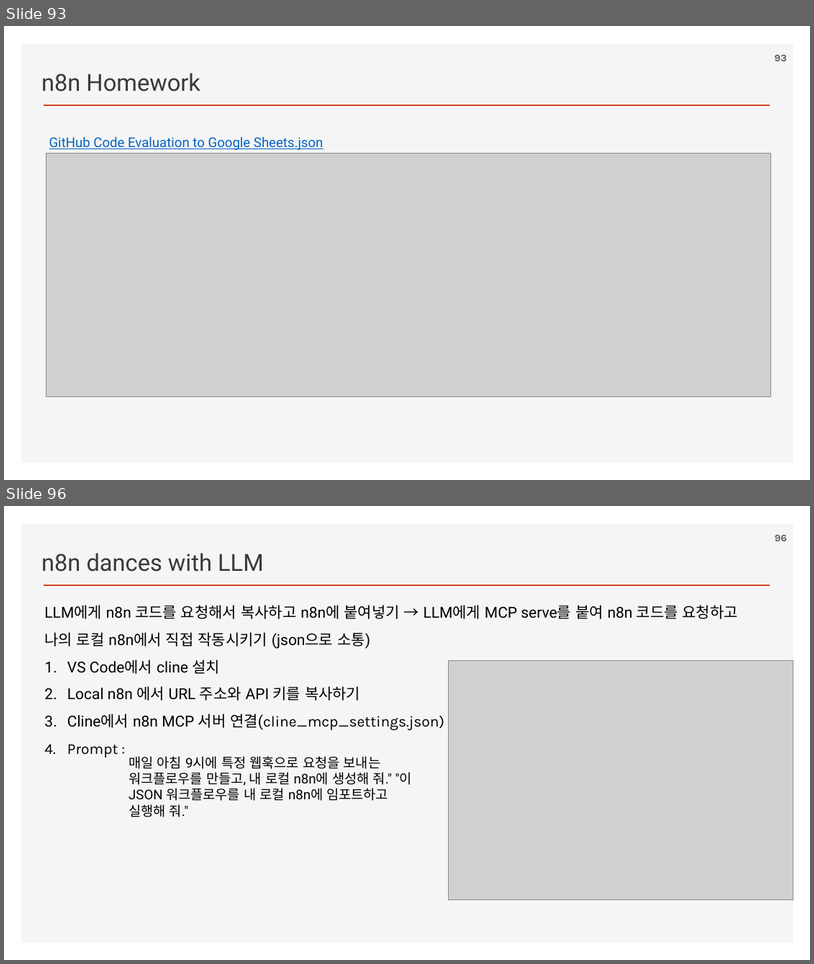
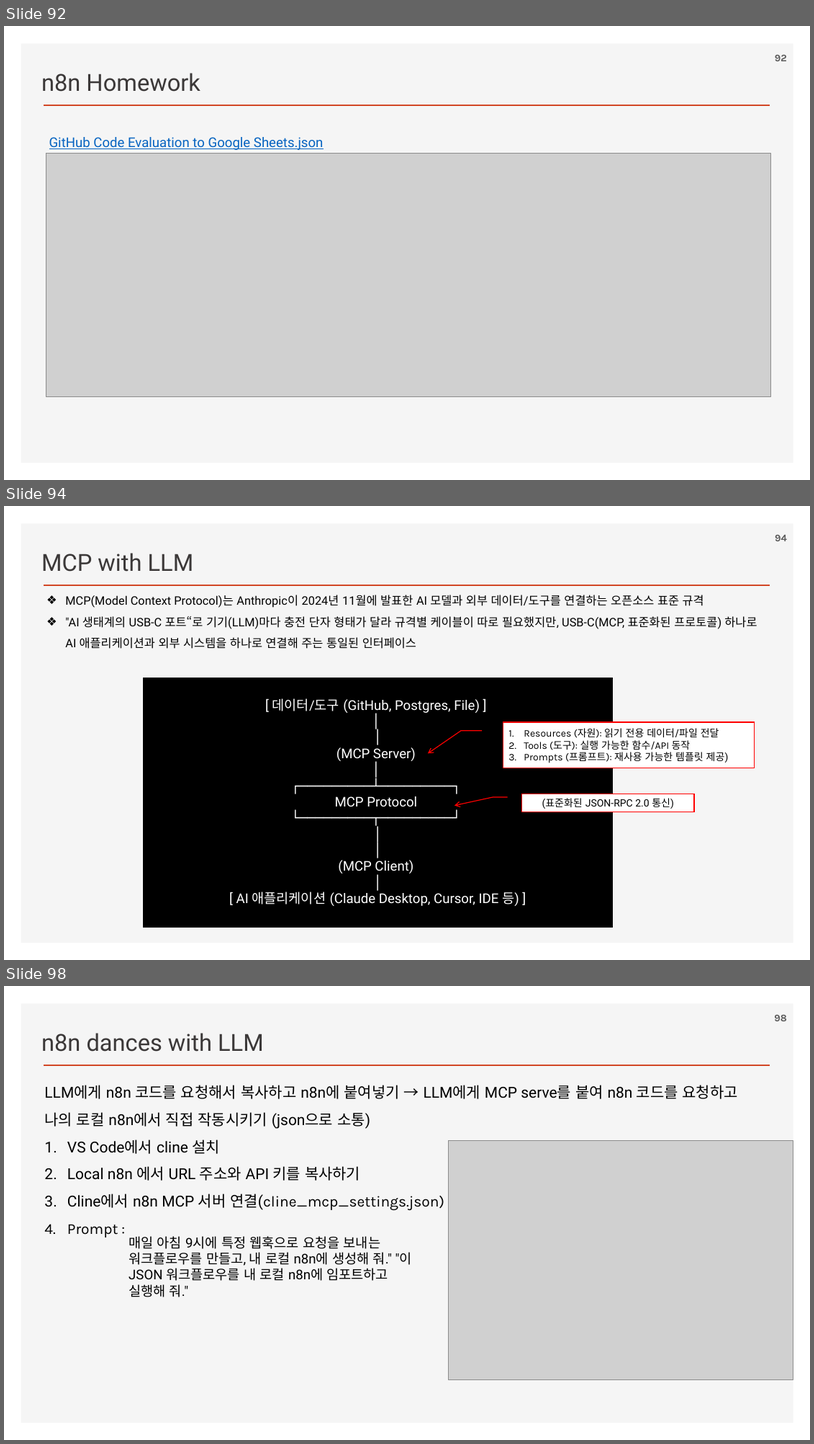
Before and after one commit to ancestor9/2026_Fall_AI-Workflow, a slide deck: PPTs/04_AI Workflow_n8n.pptx. Shown one above the other, each under a label of ours: slides 93 and 96 before the commit, slides 92, 94 and 98 after it; the slides between them are not shown. The pictures are 814x964 and 814x1444 pixels, drawn with LibreOffice and Linux fonts; fonts in the diff are those of the drawing; grey boxes stand for pictures; background and template pictures are left out. Boxes give left, top, right and bottom in pixels: in the first picture for what was removed or moved away, otherwise in the second. Text is boxed around its words. In the diff, an @@ line names an element or a change of style, - is before the commit and + after.

```diff
--- a/PPTs/04_AI Workflow_n8n.pptx
+++ b/PPTs/04_AI Workflow_n8n.pptx
@@ slide 94 added at (4,506,810,960), background #FFFFFF; not listed: 2 template elements that a slide beside it also shows @@
@@ page number added at (775,535,787,541), 12 pt, text #595959, bold @@
+94
@@ text added at (41,553,194,572), 28 pt, text #3B3838 @@
+MCP with LLM
@@ text added at (65,595,757,649), 14 pt, text #000000 @@
+❖ MCP(Model Context Protocol)는 Anthropic이 2024년 11월에 발표한 AI 모델과 외부 데이터/도구를 연결하는 오픈소스 표준 규격
+❖ "AI 생태계의 USB-C 포트“로 기기(LLM)마다 충전 단자 형태가 달라 규격별 케이블이 따로 필요했지만, USB-C(MCP, 표준화된 프로토콜) 하나로 AI 애플리케이션과 외부 시스템을 하나로 연결해 주는 통일된 인터페이스
@@ rectangle added at (142,677,613,928), fill #000000, outline #FFFFFF 0.75 pt, 16 pt, text #FFFFFF @@
+[ 데이터/도구 (GitHub, Postgres, File) ]
+│
+│
+(MCP Server)
+│
+┌─────────┴─────────┐
+MCP Protocol
+└─────────┬─────────┘
+│
+│
+(MCP Client)
+│
+[ AI 애플리케이션 (Claude Desktop, Cursor, IDE 등) ]
@@ border callout added at (503,722,755,767), fill #FFFFFF, outline #FF0000 1 pt, 12 pt, text #000000 @@
+1. Resources (자원): 읽기 전용 데이터/파일 전달
+2. Tools (도구): 실행 가능한 함수/API 동작
+3. Prompts (프롬프트): 재사용 가능한 템플릿 제공)
@@ border callout added at (522,793,695,811), fill #FFFFFF, outline #FF0000 1 pt, 12 pt, text #000000 @@
+(표준화된 JSON-RPC 2.0 통신)
@@ what was slide 93 is now slide 92 @@
@@ what was slide 96 is now slide 98 @@
```
Also in this commit, not shown: 3 slides changed, 2 other slides added, 1 slide removed.
